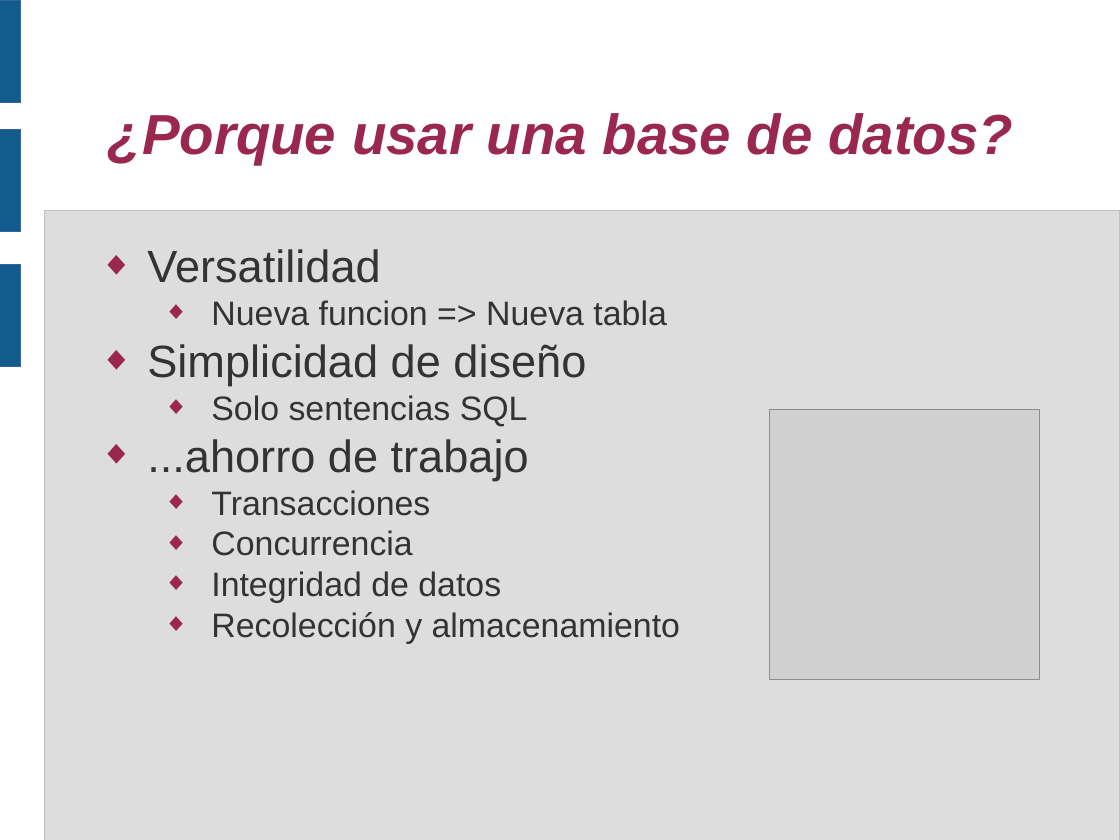
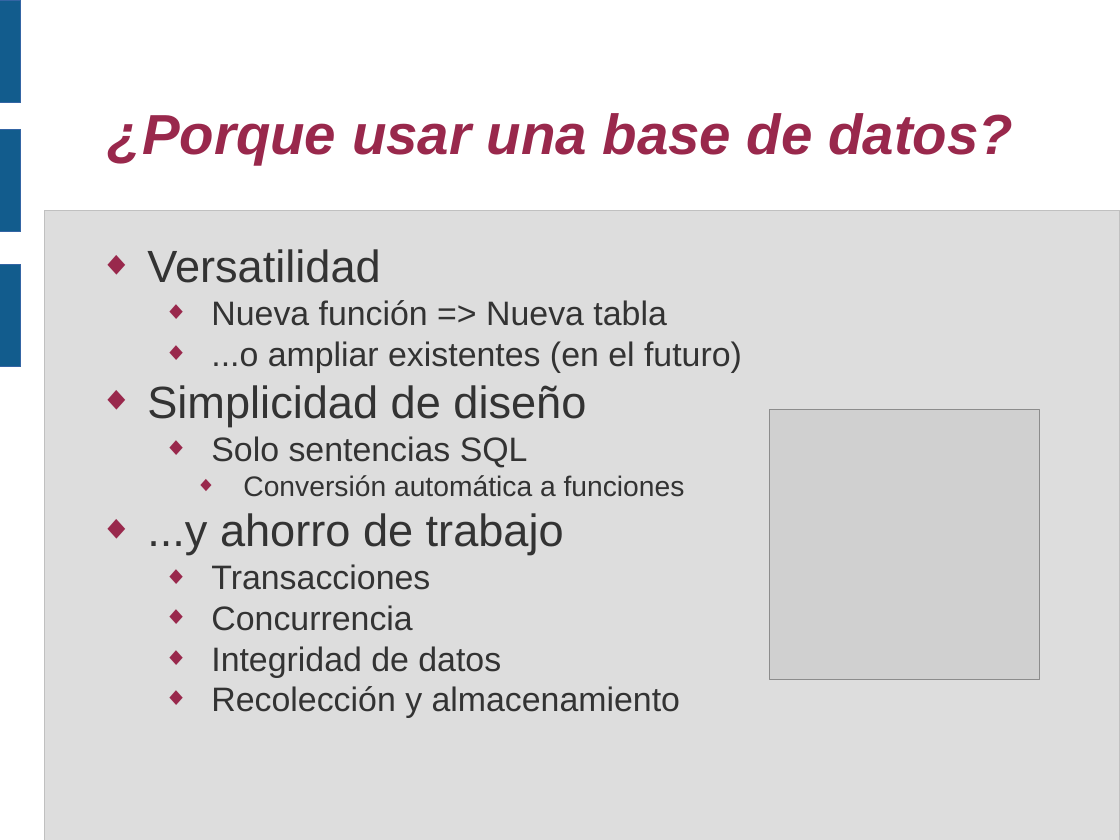
Before and after one commit to piranna/PirannaFS, a slide deck: slide 5 of doc/Presentacion V CUSL/PirannaFS.odp. Drawn at 1120x840 pixels with LibreOffice and Linux fonts; fonts in the diff are those of the drawing; grey boxes stand for pictures. Boxes give left, top, right and bottom in pixels: in the first picture for what was removed or moved away, otherwise in the second. Text is boxed around its words. In the diff, an @@ line names an element or a change of style, - is before the commit and + after.

```diff
--- a/doc/Presentacion V CUSL/PirannaFS.odp
+++ b/doc/Presentacion V CUSL/PirannaFS.odp
@@ text at box(211, 300, 742, 373): text changed @@
-    ◆ Nueva funcion => Nueva tabla
+    ◆ Nueva función => Nueva tabla
+    ◆ ...o ampliar existentes (en el futuro)
@@ text at box(147, 475, 685, 555): text changed; size 32 to 20 pt @@
-◆ ...ahorro de trabajo
+      ◆ Conversión automática a funciones
+◆ ...y ahorro de trabajo
```
Also in this commit, not shown: 13 other slides changed, 5 other files.
